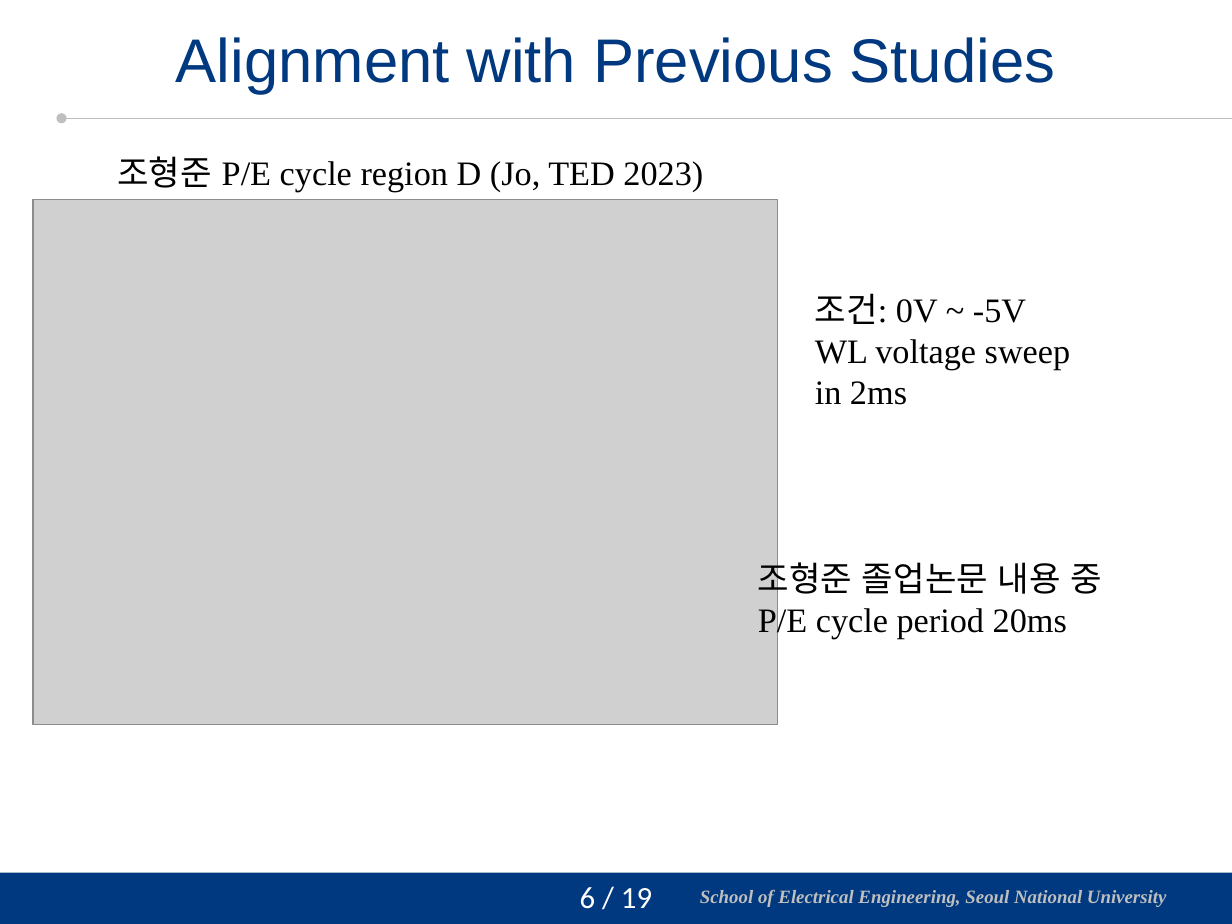
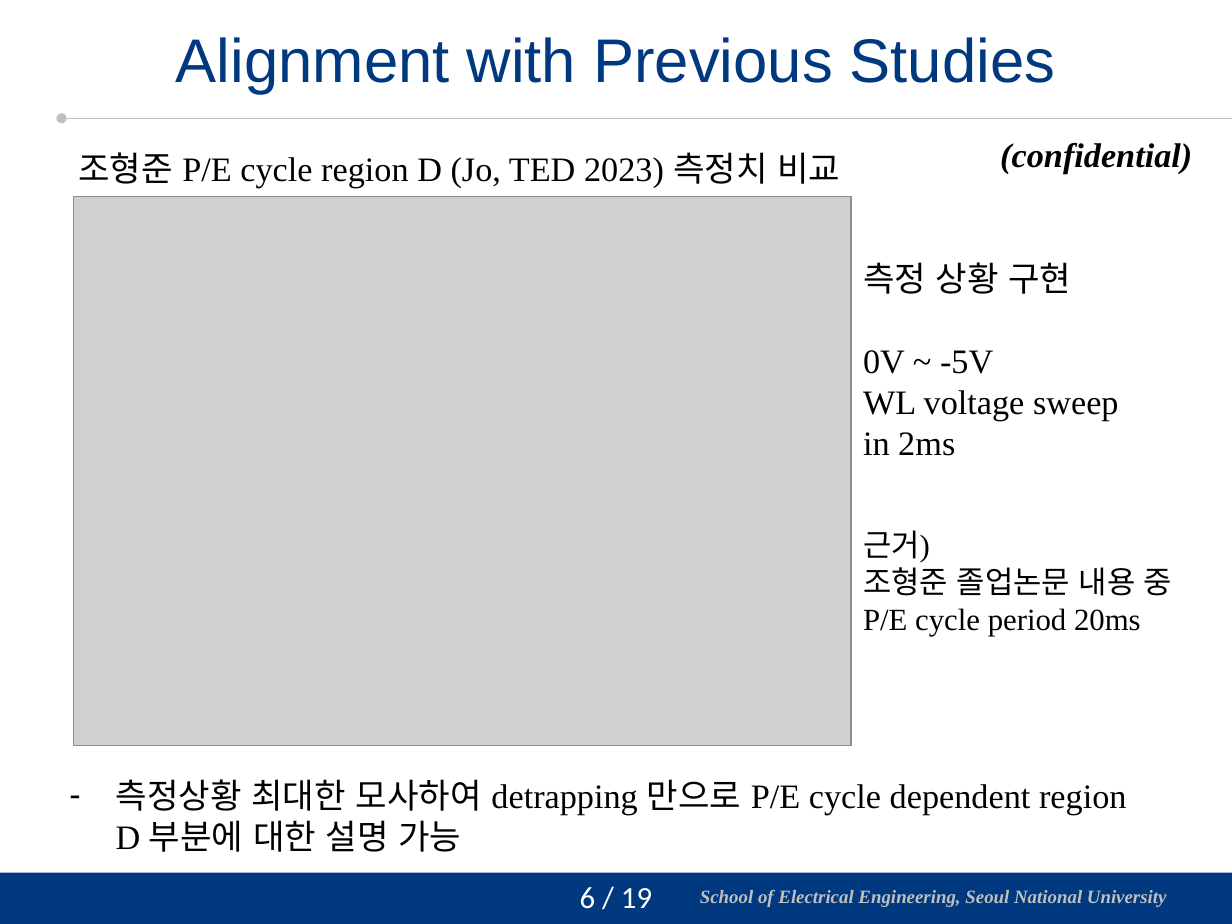
Before and after one commit to vectorcont62-dev/Graduation-SNU-MS, a slide deck: slide 7 of 진명 석사졸업 연구 정리 - 피드백 반영.pptx. Drawn at 1232x924 pixels with LibreOffice and Linux fonts; fonts in the diff are those of the drawing; grey boxes stand for pictures; background and template pictures are left out. Boxes give left, top, right and bottom in pixels: in the first picture for what was removed or moved away, otherwise in the second. Text is boxed around its words. In the diff, an @@ line names an element or a change of style, - is before the commit and + after.

```diff
--- a/진명 석사졸업 연구 정리 - 피드백 반영.pptx
+++ b/진명 석사졸업 연구 정리 - 피드백 반영.pptx
@@ text added at (1000,143,1192,174), 20 pt, text #000000, bold, italic @@
+(confidential)
@@ text at (78,152,840,188): text changed @@
-조형준 P/E cycle region D (Jo, TED 2023)
+조형준 P/E cycle region D (Jo, TED 2023) 측정치 비교
@@ picture: place and size @@
-picture at (33,200,777,726)
+picture at (74,197,851,747)
@@ text "측정 상황 구현": place and size @@
-text "측정 상황 구현" at (815,293,1071,405)
+text "측정 상황 구현" at (863,262,1119,456)
@@ text at (863,262,1119,421): text changed @@
-조건: 0V ~ -5V
-WL voltage sweep
+측정 상황 구현
+0V ~ -5V
+WL voltage sweep
@@ text "근거)": place and size @@
-text "근거)" at (758,556,1102,639)
+text "근거)" at (863,530,1172,636)
@@ text at (863,530,930,563): paragraph added @@
+근거)
@@ text at (863,562,1172,636): size 20 to 18 pt @@
@@ text added at (116,779,1126,852), 20 pt, text #000000 @@
+– 측정상황 최대한 모사하여 detrapping 만으로 P/E cycle dependent region D 부분에 대한 설명 가능
```
Also in this commit, not shown: 6 other slides changed, 1 slide added, 1 slide removed, 1 other file.
